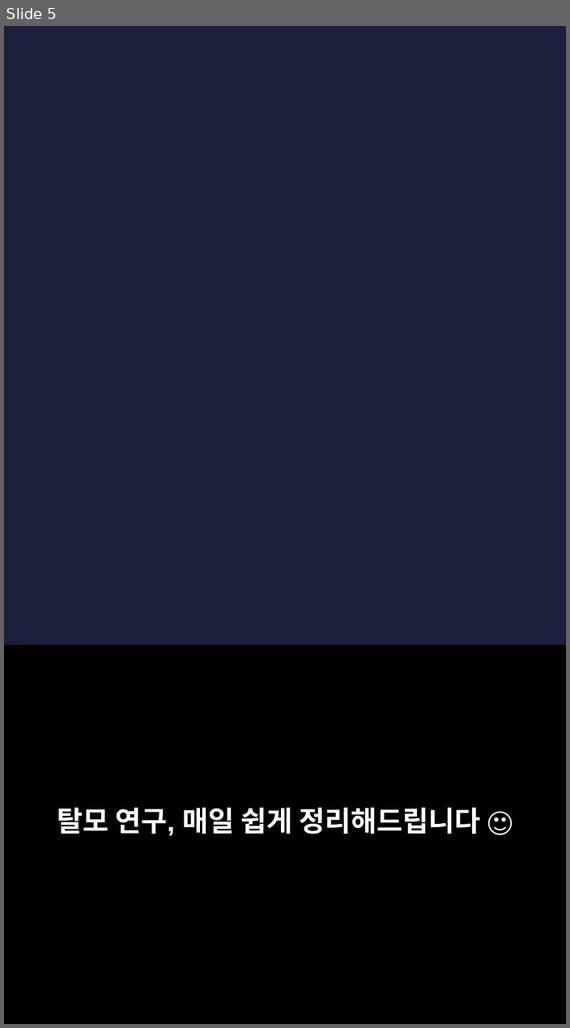
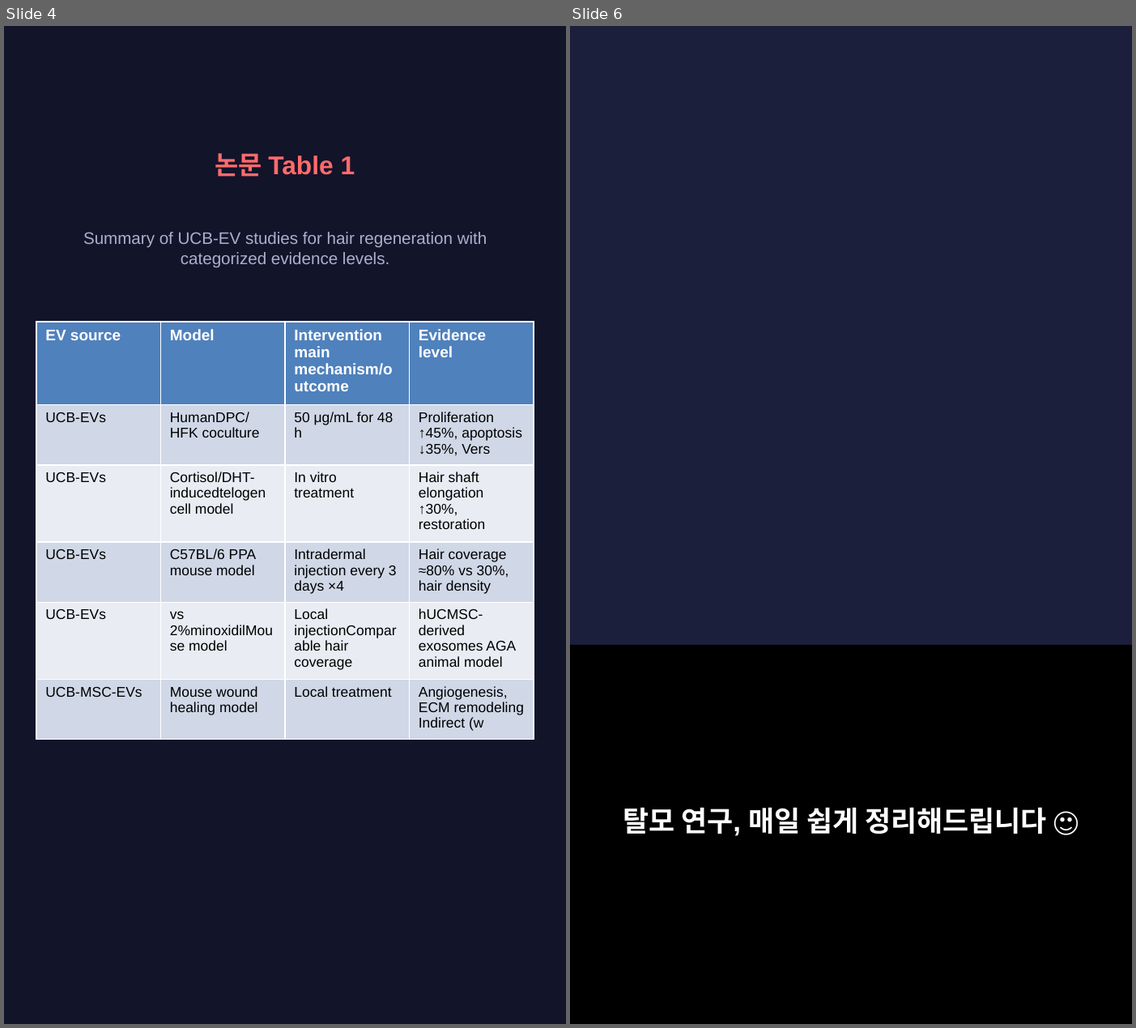
Before and after one commit to hyokang2010-BJ-ANTH/product-builder-test, a slide deck: pwa/data/latest/slides.pptx. Shown side by side, each under a label of ours: slide 5 before the commit, slides 4 and 6 after it; the slides between them are not shown. The pictures are 570x1028 and 1136x1028 pixels, drawn with LibreOffice and Linux fonts; fonts in the diff are those of the drawing; background and template pictures are left out. Boxes give left, top, right and bottom in pixels: in the first picture for what was removed or moved away, otherwise in the second. Text is boxed around its words. In the diff, an @@ line names an element or a change of style, - is before the commit and + after.

```diff
--- a/pwa/data/latest/slides.pptx
+++ b/pwa/data/latest/slides.pptx
@@ slide 4 added at (x1=4, y1=26, x2=566, y2=1024), background #12142A @@
@@ text added at (x1=215, y1=153, x2=356, y2=177), 20 pt, text #FF6B6B, bold @@
+논문 Table 1
@@ text added at (x1=83, y1=232, x2=488, y2=268), 13 pt, text #AAAFCD @@
+Summary of UCB-EV studies for hair regeneration with categorized evidence levels.
@@ table added at (x1=36, y1=322, x2=532, y2=734), 6 rows, 4 columns @@
+EV source | Model | Intervention main mechanism/outcome | Evidence level
+UCB-EVs | HumanDPC/HFK coculture | 50 μg/mL for 48 h | Proliferation ↑45%, apoptosis ↓35%, Vers
+UCB-EVs | Cortisol/DHT-inducedtelogen cell model | In vitro treatment | Hair shaft elongation ↑30%, restoration
+UCB-EVs | C57BL/6 PPA mouse model | Intradermal injection every 3 days ×4 | Hair coverage ≈80% vs 30%, hair density
+UCB-EVs | vs 2%minoxidilMouse model | Local injectionComparable hair coverage | hUCMSC-derived exosomes AGA animal model
+UCB-MSC-EVs | Mouse wound healing model | Local treatment | Angiogenesis, ECM remodeling Indirect (w
@@ what was slide 5 is now slide 6 @@
```
Also in this commit, not shown: 4 slides changed, 5 other slides added, 4 slides removed, 28 other files.
